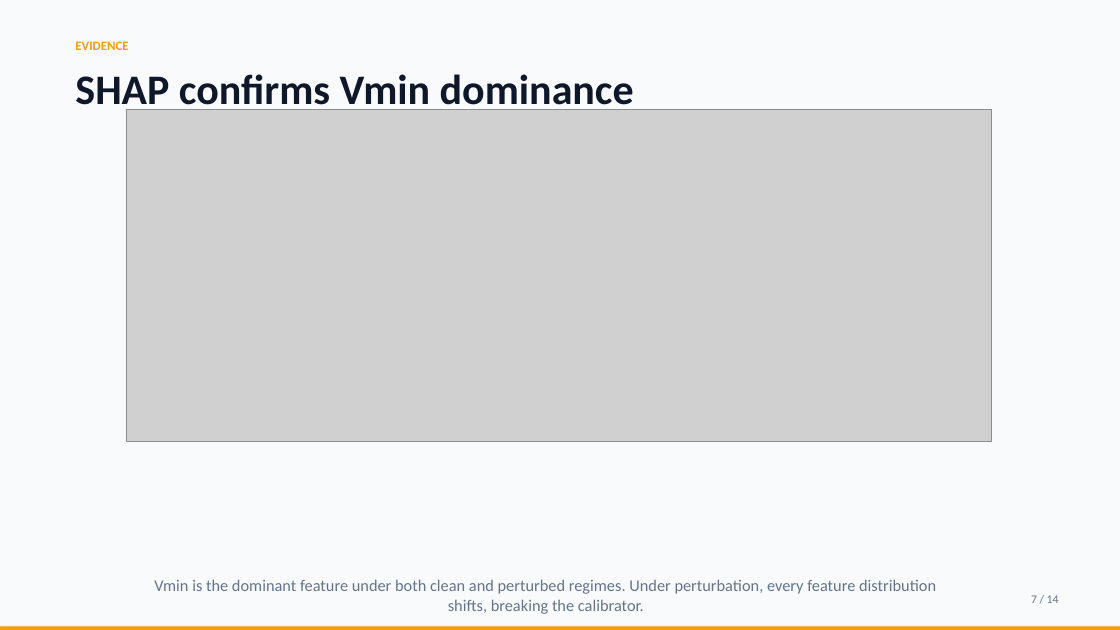
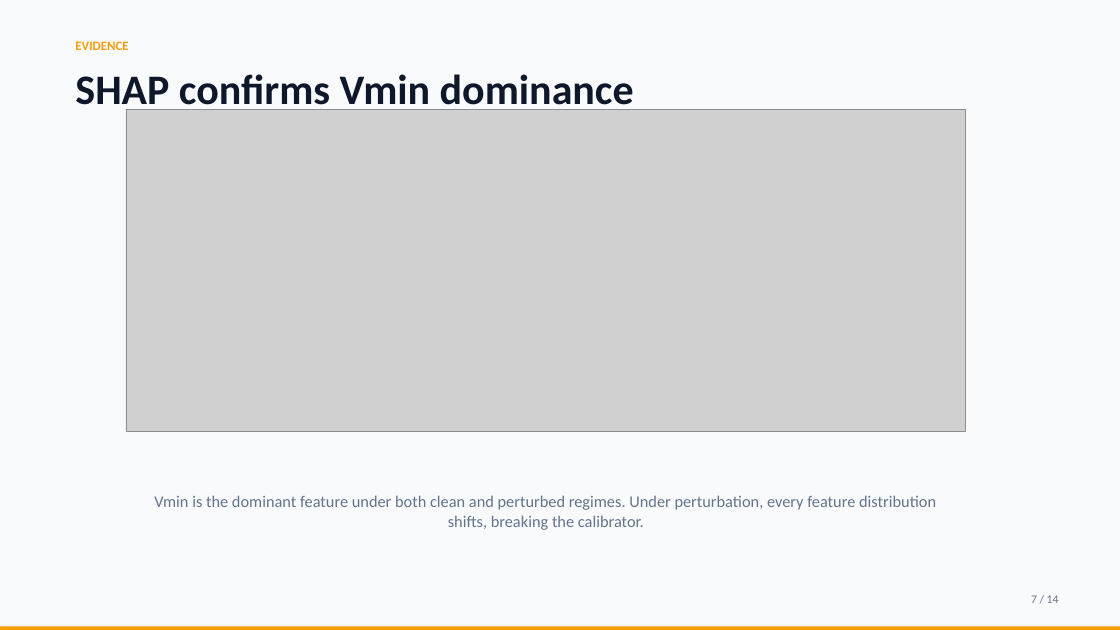
Before and after one commit to touhidsiddiqueeraj-bit/Robustness-of-Multihorizon-Battery-Failure-Intelligence, a slide deck: slide 7 of opendesign/mockups/conference-b-deck/robustness_presentation.pptx. Drawn at 1120x630 pixels with LibreOffice and Linux fonts; fonts in the diff are those of the drawing; grey boxes stand for pictures. Boxes give left, top, right and bottom in pixels: in the first picture for what was removed or moved away, otherwise in the second. Text is boxed around its words. In the diff, an @@ line names an element or a change of style, - is before the commit and + after.

```diff
--- a/opendesign/mockups/conference-b-deck/robustness_presentation.pptx
+++ b/opendesign/mockups/conference-b-deck/robustness_presentation.pptx
@@ picture: place and size @@
-picture at (126, 109, 991, 442)
+picture at (126, 109, 966, 432)
@@ text "Vmin is the dominant feature ...": place and size @@
-text "Vmin is the dominant feature ..." at (154, 579, 936, 614)
+text "Vmin is the dominant feature ..." at (154, 495, 936, 530)
```
Also in this commit, not shown: 2 other slides changed, 1 other file.
